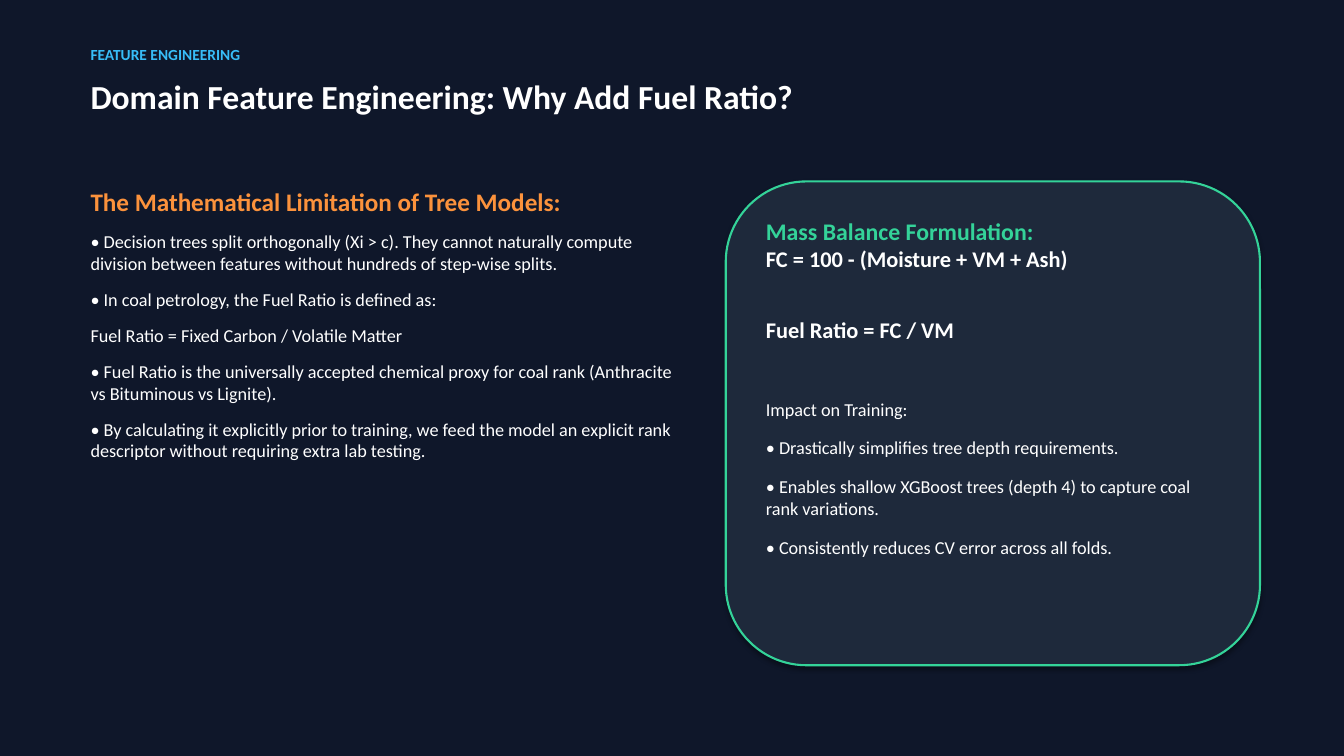
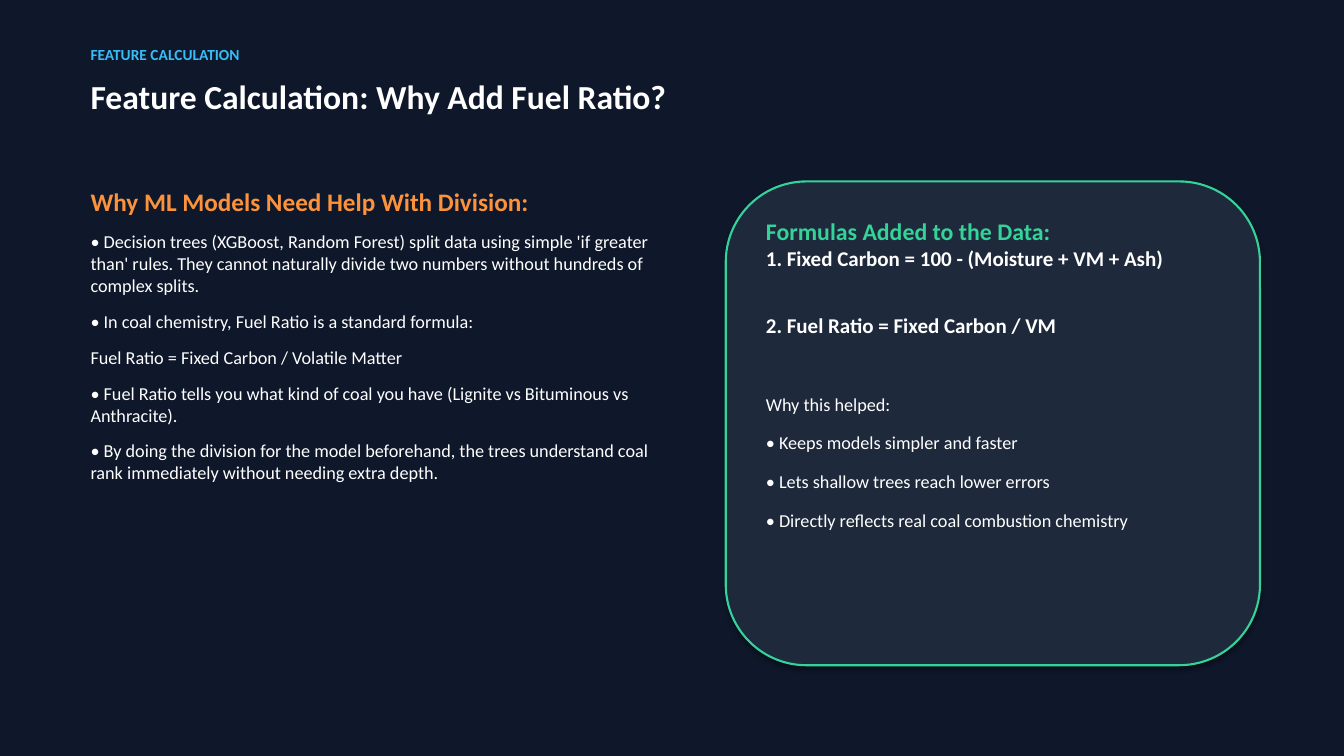
Before and after one commit to anurag-mitti/gcv_predictor, a slide deck: slide 4 of Coal_GCV_Prediction_Presentation.pptx. Drawn at 1344x756 pixels with LibreOffice and Linux fonts; fonts in the diff are those of the drawing. Boxes give left, top, right and bottom in pixels: in the first picture for what was removed or moved away, otherwise in the second. Text is boxed around its words. In the diff, an @@ line names an element or a change of style, - is before the commit and + after.

Commit message:
Simplify slide language and balance architecture diagram left-to-right

```diff
--- a/Coal_GCV_Prediction_Presentation.pptx
+++ b/Coal_GCV_Prediction_Presentation.pptx
@@ text at <box>91,50,239,60</box>: text changed @@
-FEATURE ENGINEERING
+FEATURE CALCULATION
@@ text at <box>91,85,666,115</box>: text changed @@
-Domain Feature Engineering: Why Add Fuel Ratio?
+Feature Calculation: Why Add Fuel Ratio?
@@ text at <box>91,193,648,482</box>: text changed @@
-The Mathematical Limitation of Tree Models:
-• Decision trees split orthogonally (Xi > c). They cannot naturally compute division between features without hundreds of step-wise splits.
-• In coal petrology, the Fuel Ratio is defined as:
-Fuel Ratio = Fixed Carbon / Volatile Matter
-• Fuel Ratio is the universally accepted chemical proxy for coal rank (Anthracite vs Bituminous vs Lignite).
-• By calculating it explicitly prior to training, we feed the model an explicit rank descriptor without requiring extra lab testing.
+Why ML Models Need Help With Division:
+• Decision trees (XGBoost, Random Forest) split data using simple 'if greater than' rules. They cannot naturally divide two numbers without hundreds of complex splits.
+• In coal chemistry, Fuel Ratio is a standard formula:
+Fuel Ratio = Fixed Carbon / Volatile Matter
+• Fuel Ratio tells you what kind of coal you have (Lignite vs Bituminous vs Anthracite).
+• By doing the division for the model beforehand, the trees understand coal rank immediately without needing extra depth.
@@ text at <box>766,223,1163,530</box>: text changed @@
-Mass Balance Formulation:
-FC = 100 - (Moisture + VM + Ash)
-Fuel Ratio = FC / VM
-Impact on Training:
-• Drastically simplifies tree depth requirements.
-• Enables shallow XGBoost trees (depth 4) to capture coal rank variations.
-• Consistently reduces CV error across all folds.
+Formulas Added to the Data:
+1. Fixed Carbon = 100 - (Moisture + VM + Ash)
+2. Fuel Ratio = Fixed Carbon / VM
+Why this helped:
+• Keeps models simpler and faster
+• Lets shallow trees reach lower errors
+• Directly reflects real coal combustion chemistry
```
Also in this commit, not shown: 9 other slides changed, 1 slide added, 1 slide removed, 3 other files.
